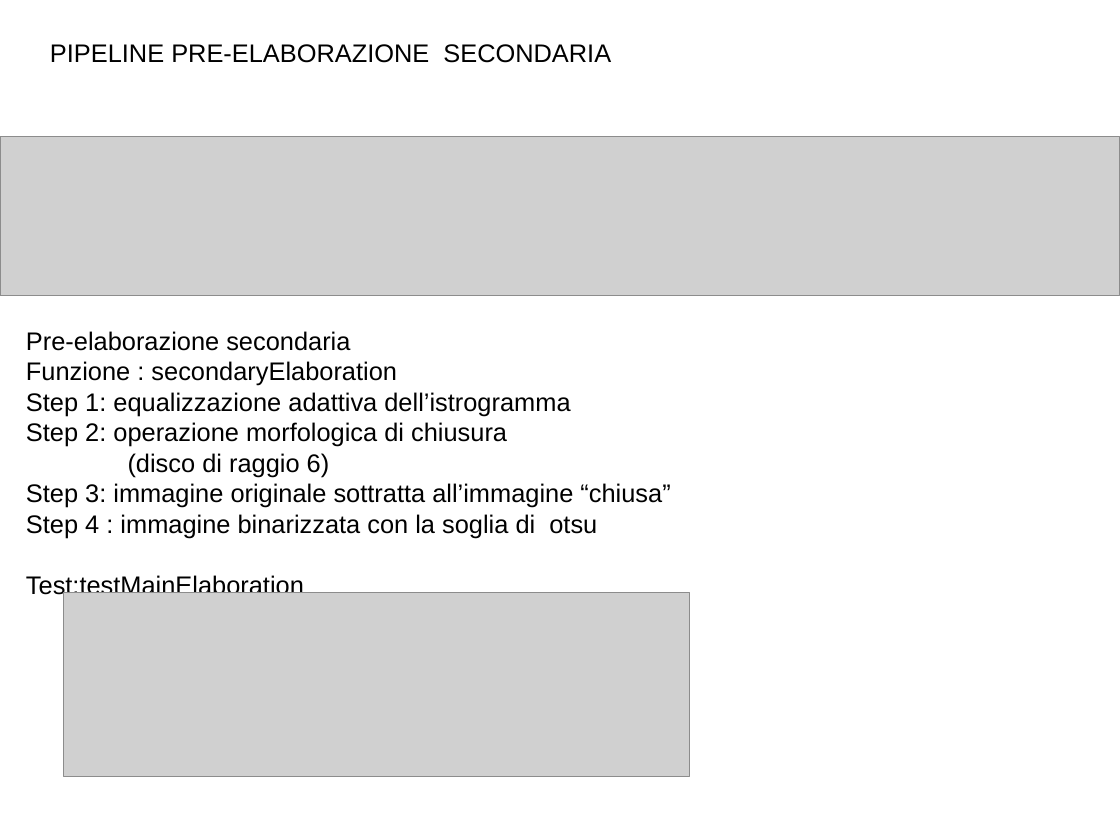
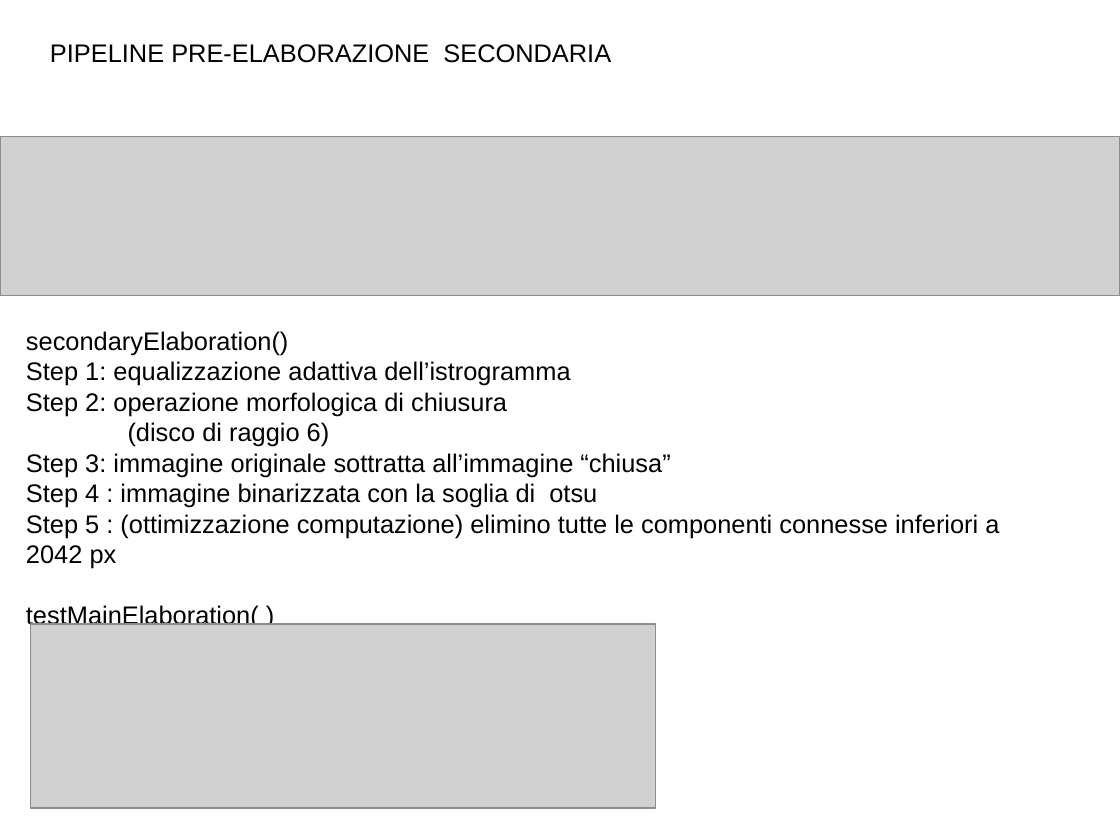
Before and after one commit to pietroparini2/chessProject, a slide deck: slide 9 of relazioneProgettoEI/presentazione.odp. Drawn at 1120x840 pixels with LibreOffice and Linux fonts; fonts in the diff are those of the drawing; grey boxes stand for pictures. Boxes give left, top, right and bottom in pixels: in the first picture for what was removed or moved away, otherwise in the second. Text is boxed around its words. In the diff, an @@ line names an element or a change of style, - is before the commit and + after.

```diff
--- a/relazioneProgettoEI/presentazione.odp
+++ b/relazioneProgettoEI/presentazione.odp
@@ text at [26, 331, 288, 355]: text changed @@
-Pre-elaborazione secondaria
-Funzione : secondaryElaboration
+secondaryElaboration()
@@ text at [26, 514, 999, 630]: text changed @@
-Test:testMainElaboration
+Step 5 : (ottimizzazione computazione) elimino tutte le componenti connesse inferiori a 2042 px
+testMainElaboration( )
@@ picture: place and size @@
-picture at [64, 593, 690, 776]
+picture at [30, 624, 657, 808]
```
Also in this commit, not shown: 5 other slides changed, 2 slides added, 3 slides removed, 6 other files.
